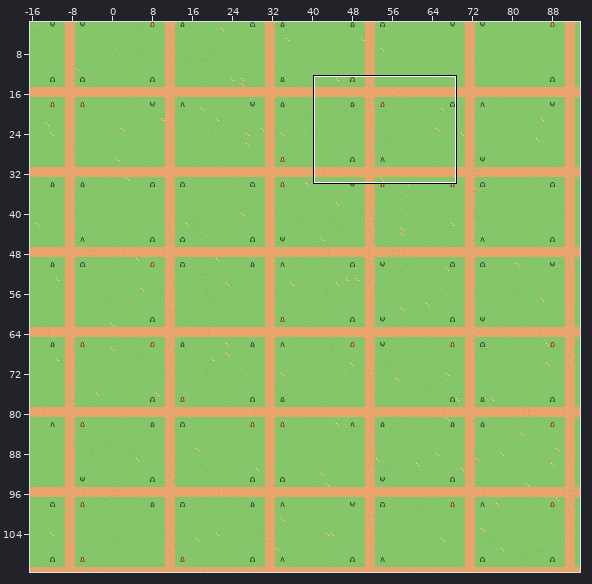
Tiled map (JSON) -- apps/macos/TownWeb/assets/town.tmj. Above: a wide view before the commit, with the close-up outlined.
Close-up. Earlier state:
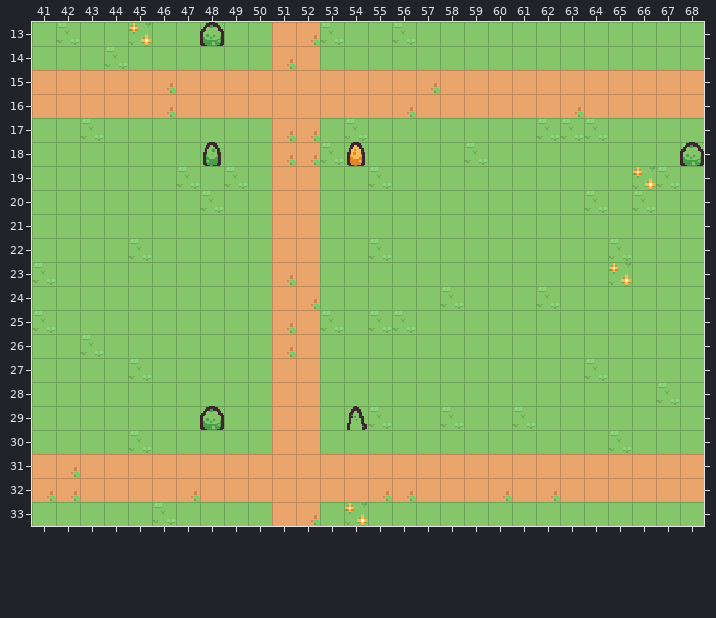
Cells are 16x16 px. Shown: x 41..68, y 13..33. The commit also changed other parts of the map, which this record leaves out. The old version is drawn lined up with the new one.
Once edited:
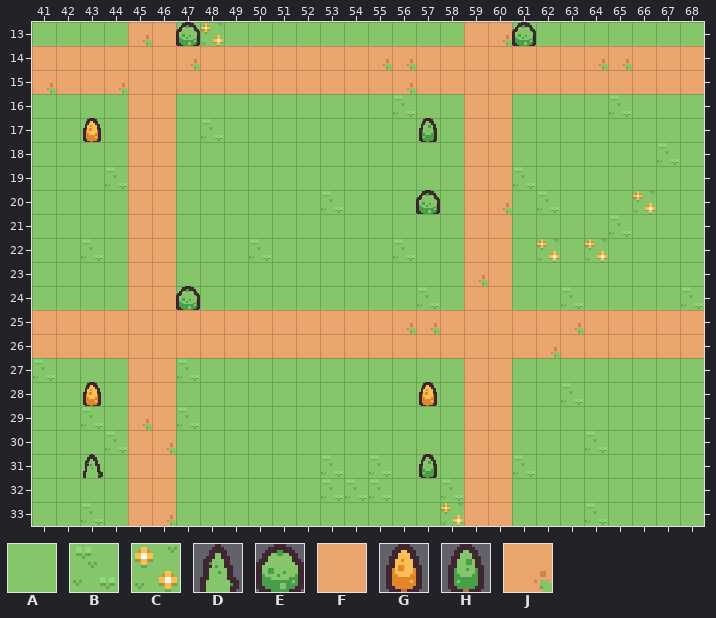
Key: from "tiny-town": A 0, B 1, C 2, D 4, E 5, F 25, G 27, H 28, J 41.
_ is an empty cell, # one hidden under a higher layer.
Tiles replaced or removed in this view: A, B, C, D, E, F, G, H, J.
Diff:
Changed rows in their new state; . is an unchanged cell.
map size 150x120 -> 108x85 cells (old content now starts at -32,-4; both pictures use the new coordinates)
Layer "ground":
first column x 41:
13 .A..#..C...AA..A............
14 ...#..........#.............
16 .A.............B........B...
17 ..A....B.....A.......AAA....
18 ............A.....#.......BA
19 ...B..A.A.....A.....B....AA.
20 .......A...AB.....#..B.A.C..
21 ....#.....A.............B...
22 ..B......B....AB.....C.CA...
23 A.................#.....A...
24 ................BA...AB....B
25 #.#.........#.##............
26 ..#.....#....#.#............
27 B...#.B................A....
28 ..........A........#..B...A.
29 ..B...B....A..A..A..A.......
30 ...B#..................BA...
31 .........A..B.B.....B.A.A...
32 ............BBB..B....A.....
33 ..B..#....A..A...C.#...B....
Layer "roads":
first column x 41:
13 ....JF....__......FJ........
14 FFFFFFJFFFF.FFJJFFFFFFFJJFFF
15 J..J.F.........JF...........
16 ____.F____________..________
17 ....FF....__......FF........
18 ....FF....__......FF........
19 ....FF....__......FF........
20 ....FF....__......FJ........
21 ....FF....__......FF........
22 ....FF....__......FF........
23 ....FF....__......JF........
24 ....FF....__......FF........
25 FFFFFFFFFFF.FFFJJFFFFFJFFFFF
26 FFFFFFFFFFF.FFFFFFFFFJFFFFFF
27 ....FF....__......FF........
28 ....FF....__......FF........
29 ....JF....__......FF........
30 ....FJ....__......FF........
31 ____..____________..________
32 ____..____________.F________
33 ....FJ....__......FF........
Layer "decor":
first column x 47:
13 E_............E
first column x 43:
17 G.............H...........
18 ....._....._............._
20 ..............E...........
first column x 47:
24 E
first column x 43:
28 G.............G
29 ....._....._...
31 D.............H
Boxes around the changes in both close-ups, in picture pixels (x1, y1, x2, y2):
changed: (32, 22, 704, 526)
